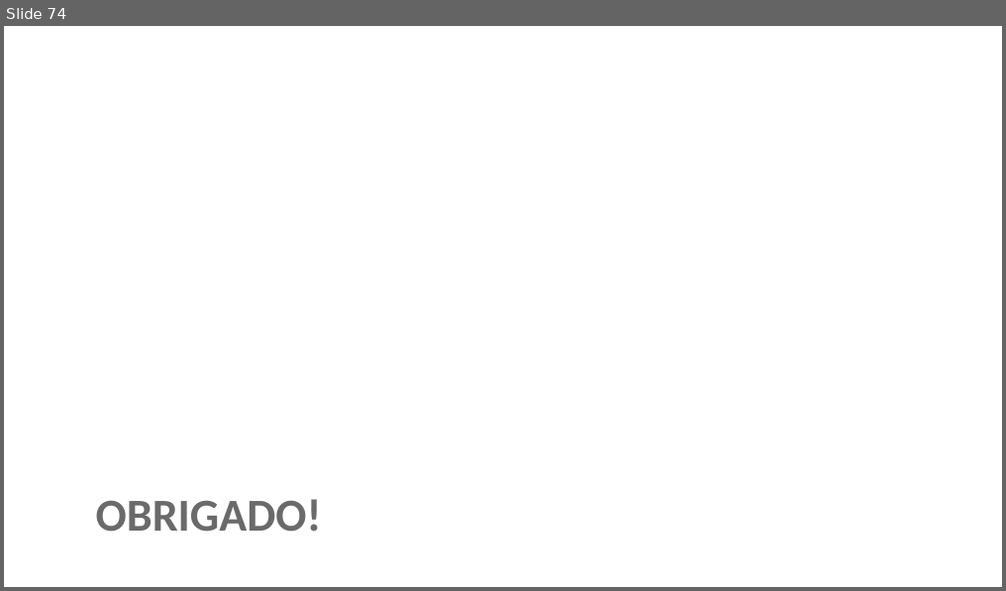
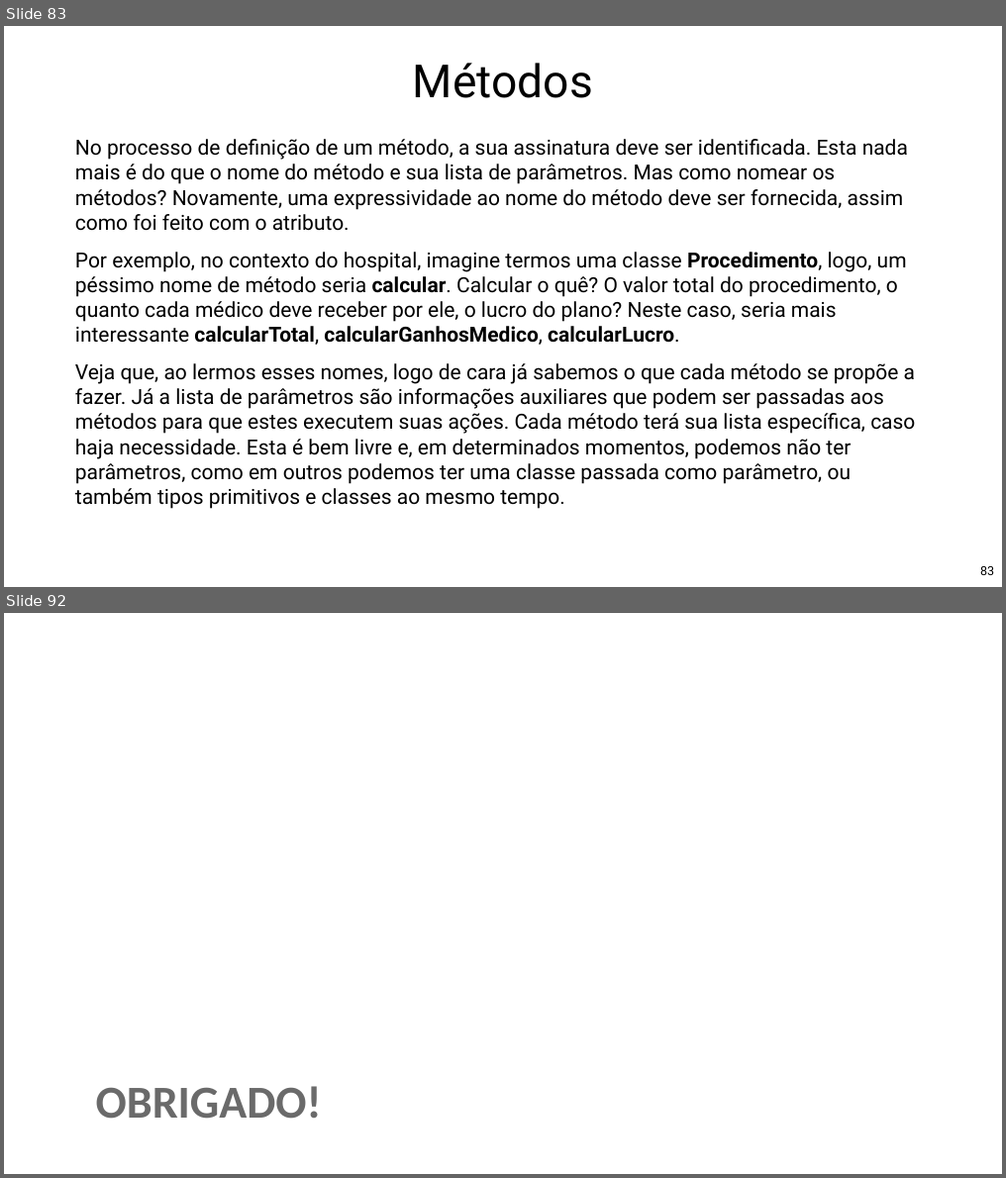
Before and after one commit to Pedrorocha13/2021.1-progoo, a slide deck: materiais/slides.pptx. Shown one above the other, each under a label of ours: slide 74 before the commit, slides 83 and 92 after it; the slides between them are not shown. The pictures are 1006x591 and 1006x1178 pixels, drawn with LibreOffice and Linux fonts; fonts in the diff are those of the drawing; background and template pictures are left out. Boxes give left, top, right and bottom in pixels: in the first picture for what was removed or moved away, otherwise in the second. Text is boxed around its words. In the diff, an @@ line names an element or a change of style, - is before the commit and + after.

```diff
--- a/materiais/slides.pptx
+++ b/materiais/slides.pptx
@@ slide 83 added at <box>4,26,1002,587</box>, background picture (left out) @@
@@ title added at <box>413,63,593,98</box>, 88 pt, text #000000 @@
+Métodos
@@ text added at <box>75,139,915,509</box>, 40 pt, text #000000 @@
+No processo de definição de um método, a sua assinatura deve ser identificada. Esta nada mais é do que o nome do método e sua lista de parâmetros. Mas como nomear os métodos? Novamente, uma expressividade ao nome do método deve ser fornecida, assim como foi feito com o atributo.
+Por exemplo, no contexto do hospital, imagine termos uma classe Procedimento, logo, um péssimo nome de método seria calcular. Calcular o quê? O valor total do procedimento, o quanto cada médico deve receber por ele, o lucro do plano? Neste caso, seria mais interessante calcularTotal, calcularGanhosMedico, calcularLucro.
+Veja que, ao lermos esses nomes, logo de cara já sabemos o que cada método se propõe a fazer. Já a lista de parâmetros são informações auxiliares que podem ser passadas aos métodos para que estes executem suas ações. Cada método terá sua lista específica, caso haja necessidade. Esta é bem livre e, em determinados momentos, podemos não ter parâmetros, como em outros podemos ter uma classe passada como parâmetro, ou também tipos primitivos e classes ao mesmo tempo.
@@ page number added at <box>980,567,994,575</box>, 24 pt, text #000000 @@
+83
@@ what was slide 74 is now slide 92 @@
```
Also in this commit, not shown: 25 slides changed, 17 other slides added, 1 other file.
